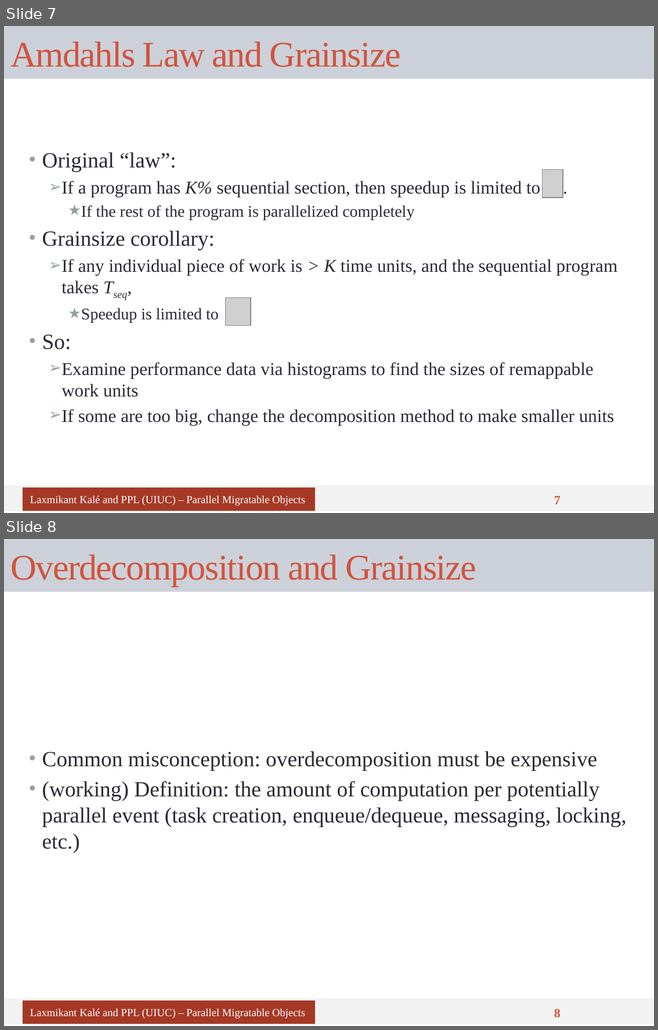
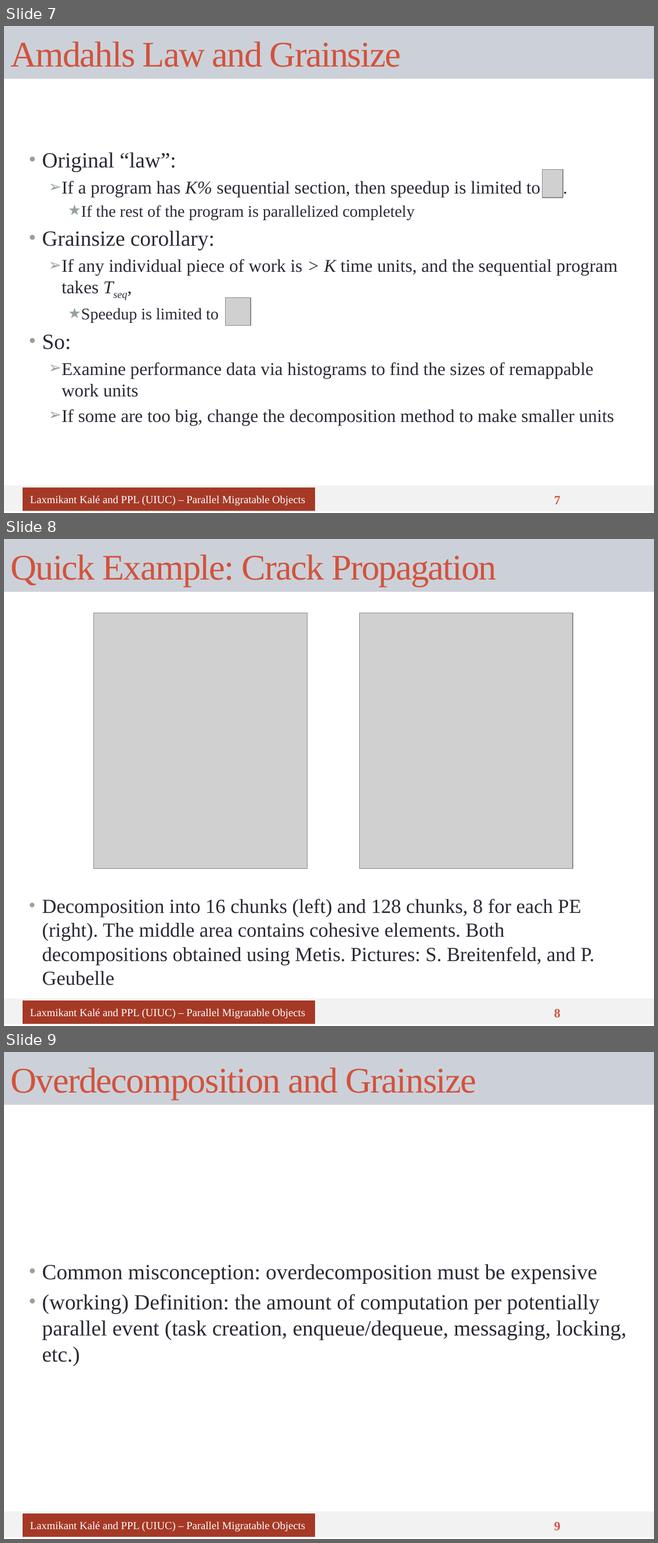
Before and after one commit to UIUC-PPL/charm_tutorial, a slide deck: tutorial-05-overdecomposition.pptx. Shown one above the other, each under a label of ours: slides 7 and 8 before the commit, slides 7, 8 and 9 after it. The pictures are 658x1030 and 658x1543 pixels, drawn with LibreOffice and Linux fonts; fonts in the diff are those of the drawing; grey boxes stand for pictures. Boxes give left, top, right and bottom in pixels: in the first picture for what was removed or moved away, otherwise in the second. Text is boxed around its words. In the diff, an @@ line names an element or a change of style, - is before the commit and + after.

```diff
--- a/tutorial-05-overdecomposition.pptx
+++ b/tutorial-05-overdecomposition.pptx
@@ slide 8 added at [4,539,654,1026], background #FFFFFF; not listed: 1 template element that a slide beside it also shows @@
@@ title added at [4,539,654,592], fill #CCD1D9, 40 pt, text #D2533C @@
+Quick Example: Crack Propagation
@@ picture added at [94,613,307,868] @@
@@ picture added at [359,613,572,868] @@
@@ text added at [42,899,594,986], 22.2 pt, text #292934 @@
+• Decomposition into 16 chunks (left) and 128 chunks, 8 for each PE (right). The middle area contains cohesive elements. Both decompositions obtained using Metis. Pictures: S. Breitenfeld, and P. Geubelle
@@ rectangle added at [23,1001,315,1024], fill #A53926, 12 pt, text #FFFFFF @@
+Laxmikant Kalé and PPL (UIUC) – Parallel Migratable Objects
@@ page number added at [554,1009,560,1017], 14 pt, text #D2533C, bold @@
+8
@@ what was slide 8 is now slide 9 @@
@@ page number at [554,1522,560,1530]: text changed @@
-8
+9
```
Also in this commit, not shown: 1 slide changed.
